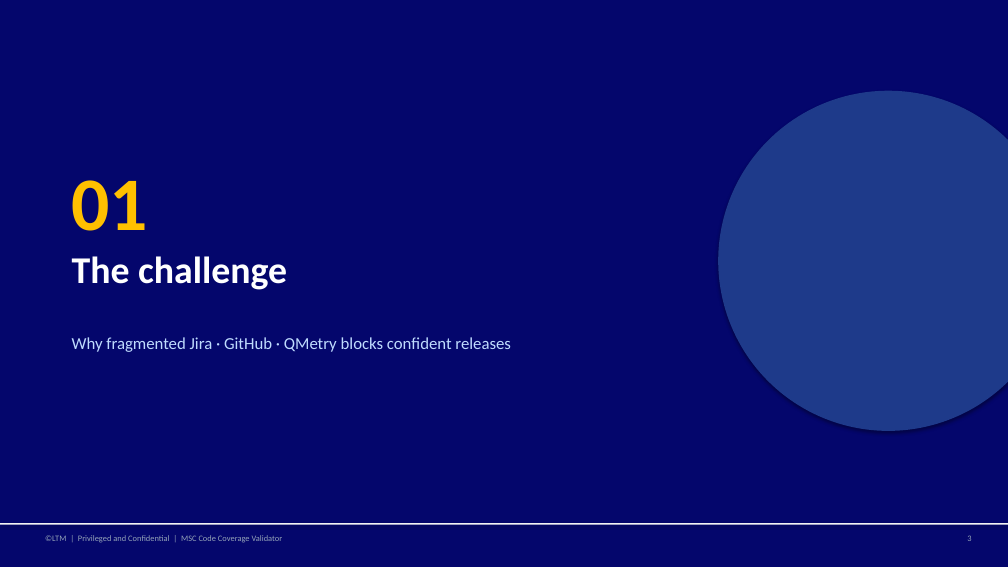
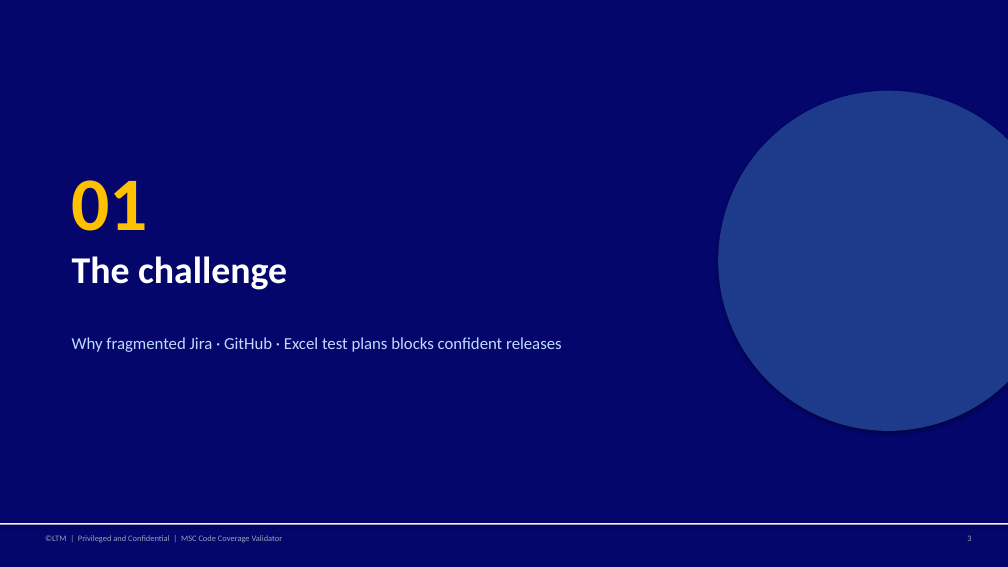
Before and after one commit to mgunjal11/pegasus-qa-agents-lab-copy, a slide deck: slide 4 of docs/MSC-Code-Coverage-Validator-Guide.pptx. Drawn at 1008x567 pixels with LibreOffice and Linux fonts; fonts in the diff are those of the drawing. Boxes give left, top, right and bottom in pixels: in the first picture for what was removed or moved away, otherwise in the second. Text is boxed around its words. In the diff, an @@ line names an element or a change of style, - is before the commit and + after.

```diff
--- a/docs/MSC-Code-Coverage-Validator-Guide.pptx
+++ b/docs/MSC-Code-Coverage-Validator-Guide.pptx
@@ text at bbox=[72, 337, 562, 352]: text changed @@
-Why fragmented Jira · GitHub · QMetry blocks confident releases
+Why fragmented Jira · GitHub · Excel test plans blocks confident releases
```
Also in this commit, not shown: 15 other slides changed, 1 slide added, 13 other files.
